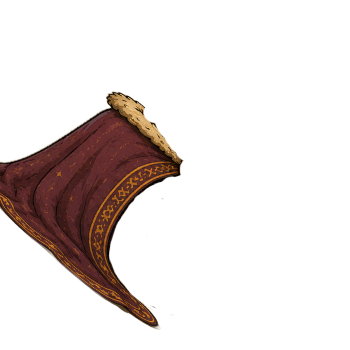
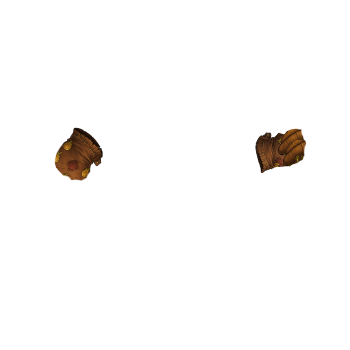
Two versions of the same layered image (w=350, h=350). Layer-by-layer changes:
hid "1_cape-cote" over [0, 91, 184, 330]
added group "gant" with 2 layers above "sandale" over [34, 127, 345, 206]
added layer "gant droit" in group "gant" over [255, 128, 345, 173]
added layer "gant gauche" in group "gant" over [34, 127, 104, 206]
